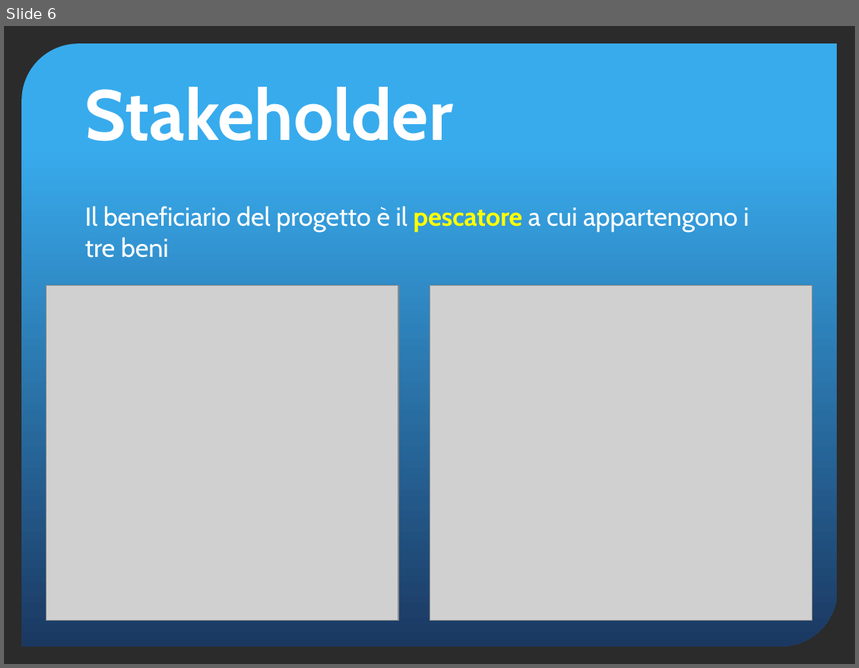
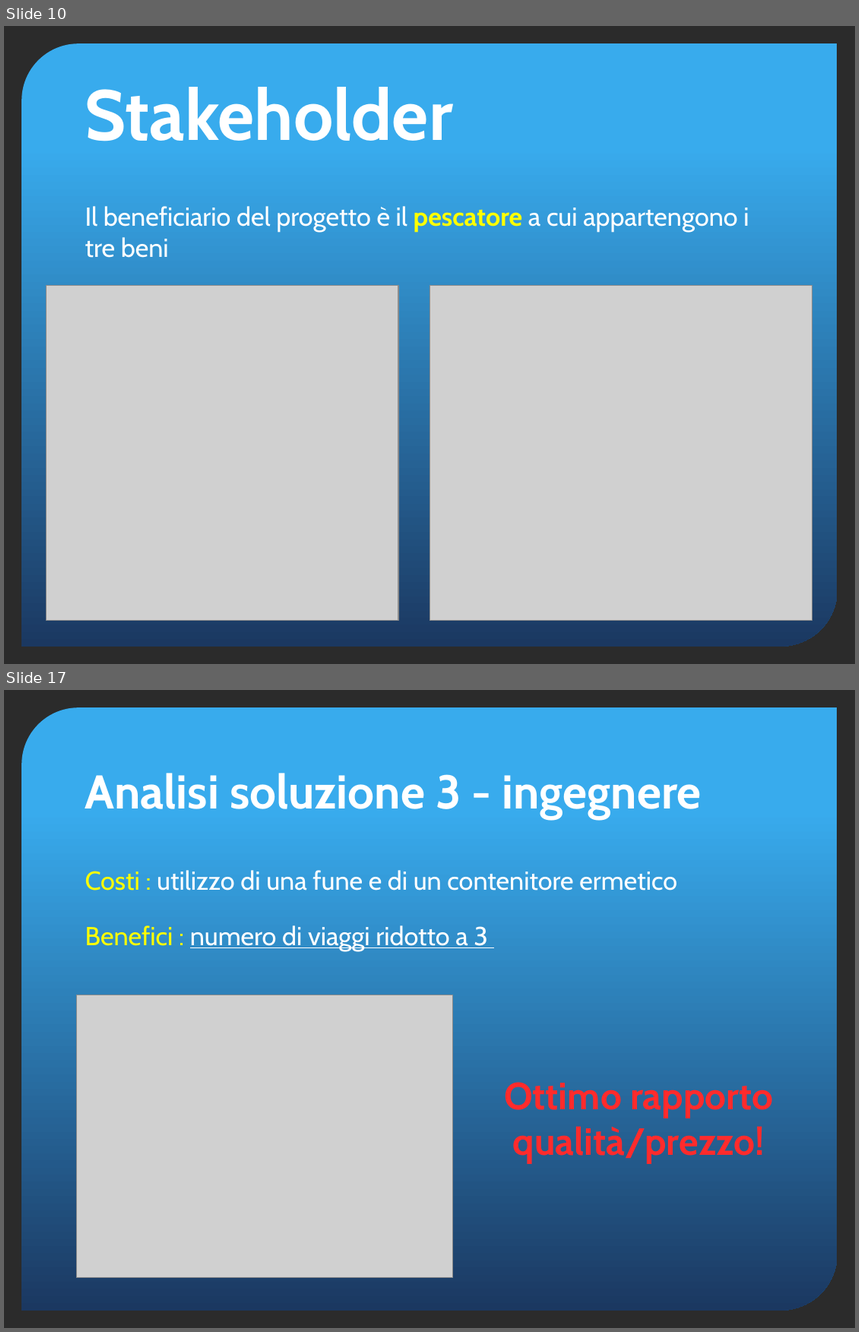
Before and after one commit to yan0z/ISW, a slide deck: Quesito 4 Team/Quesito4-presentazione.pptx. Shown one above the other, each under a label of ours: slide 6 before the commit, slides 10 and 17 after it; the slides between them are not shown. The pictures are 859x668 and 859x1332 pixels, drawn with LibreOffice and Linux fonts; fonts in the diff are those of the drawing; grey boxes stand for pictures; background and template pictures are left out; a plain dark background stands for a picture behind light text. Boxes give left, top, right and bottom in pixels: in the first picture for what was removed or moved away, otherwise in the second. Text is boxed around its words. In the diff, an @@ line names an element or a change of style, - is before the commit and + after.

```diff
--- a/Quesito 4 Team/Quesito4-presentazione.pptx
+++ b/Quesito 4 Team/Quesito4-presentazione.pptx
@@ slide 17 added at (4, 690, 855, 1328), background picture (left out); not listed: 1 template element that a slide beside it also shows @@
@@ title added at (85, 773, 702, 819), 40 pt, text #FFFFFF, bold @@
+Analisi soluzione 3 - ingegnere
@@ text added at (85, 870, 677, 951), 22 pt, text #FFFFFF @@
+Costi : utilizzo di una fune e di un contenitore ermetico
+Benefici : numero di viaggi ridotto a 3
@@ picture added at (76, 996, 452, 1278) @@
@@ text added at (504, 1082, 774, 1163), 32 pt, text #FF2B2C, bold @@
+Ottimo rapporto qualità/prezzo!
@@ what was slide 6 is now slide 10 @@
```
Also in this commit, not shown: 10 slides changed, 6 other slides added.
